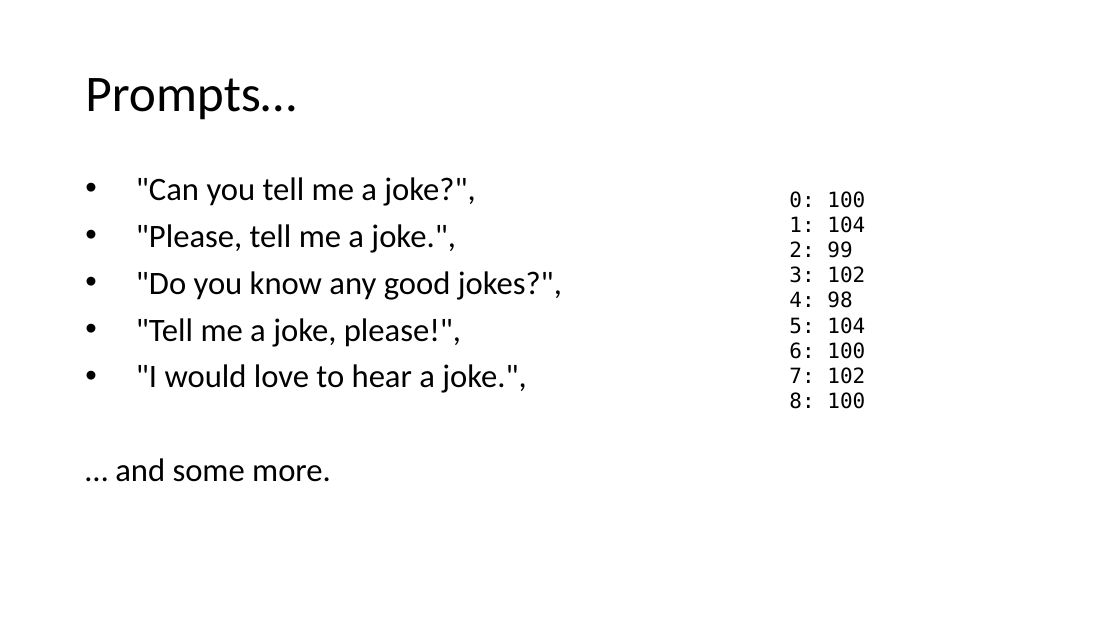
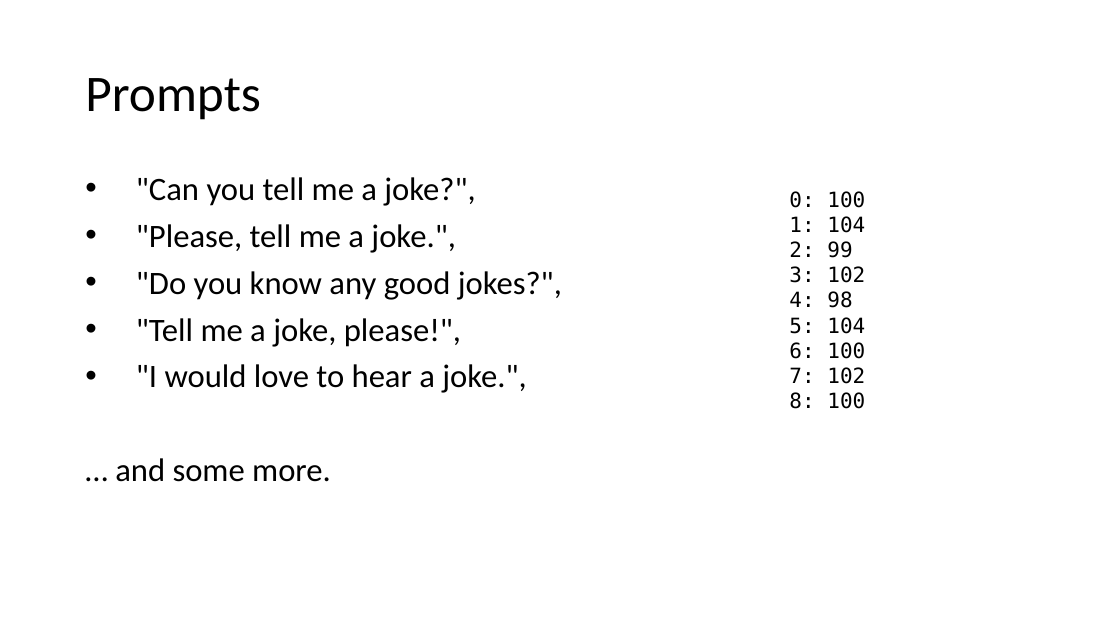
Before and after one commit to sciphie/JokeGPT, a slide deck: slide 3 of ChatGPT is fun –.pptm. Drawn at 1120x630 pixels with LibreOffice and Linux fonts; fonts in the diff are those of the drawing. Boxes give left, top, right and bottom in pixels: in the first picture for what was removed or moved away, otherwise in the second. Text is boxed around its words. In the diff, an @@ line names an element or a change of style, - is before the commit and + after.

```diff
--- a/ChatGPT is fun –.pptm
+++ b/ChatGPT is fun –.pptm
@@ title at [85, 78, 261, 120]: text changed @@
-Prompts…
+Prompts
```
Also in this commit, not shown: 12 other slides changed, 4 slides added, 4 slides removed, 4 other files.
